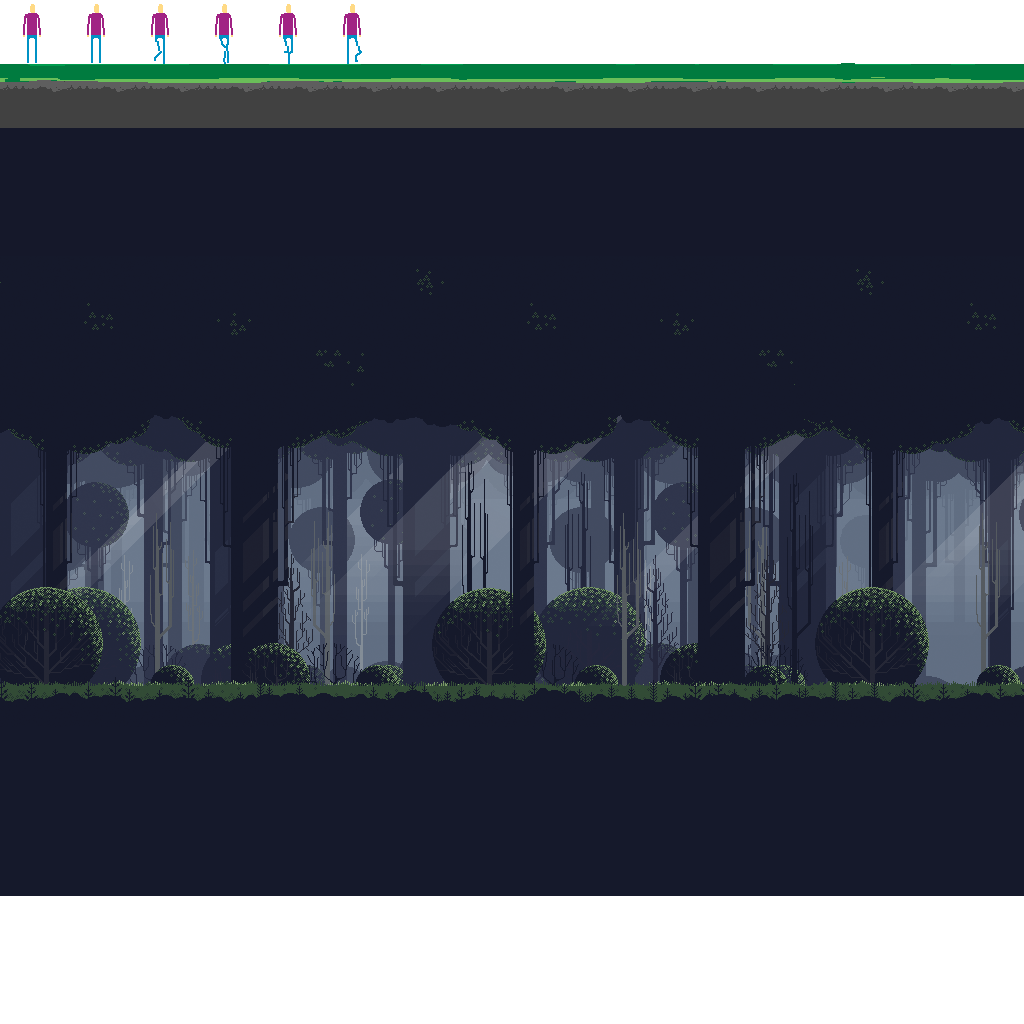
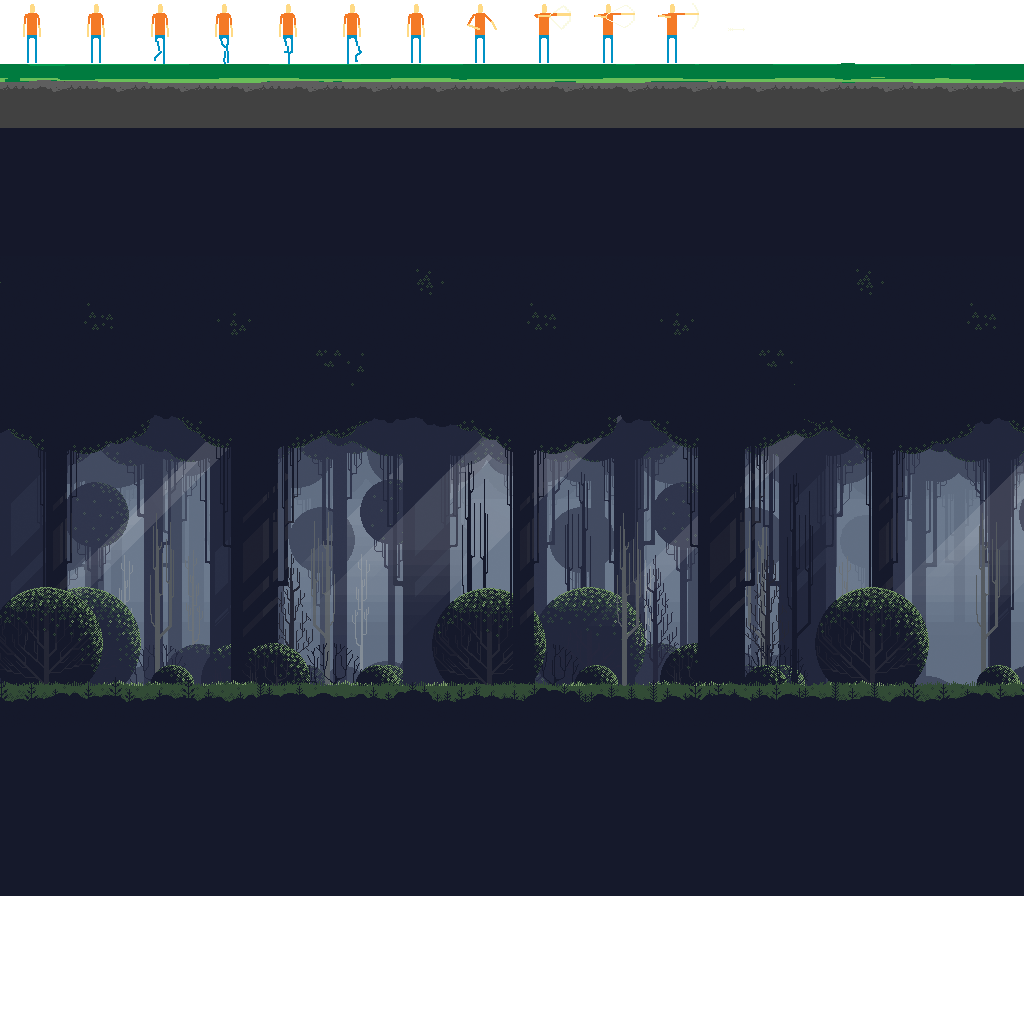
Revision of a layered 1024 x 1024 image; what changed, layer by layer:
added layer "Arrow Shoot" above "Pixel Man" over [168, 3, 745, 63]
painted on "Pixel Man" over [23, 4, 425, 38]
